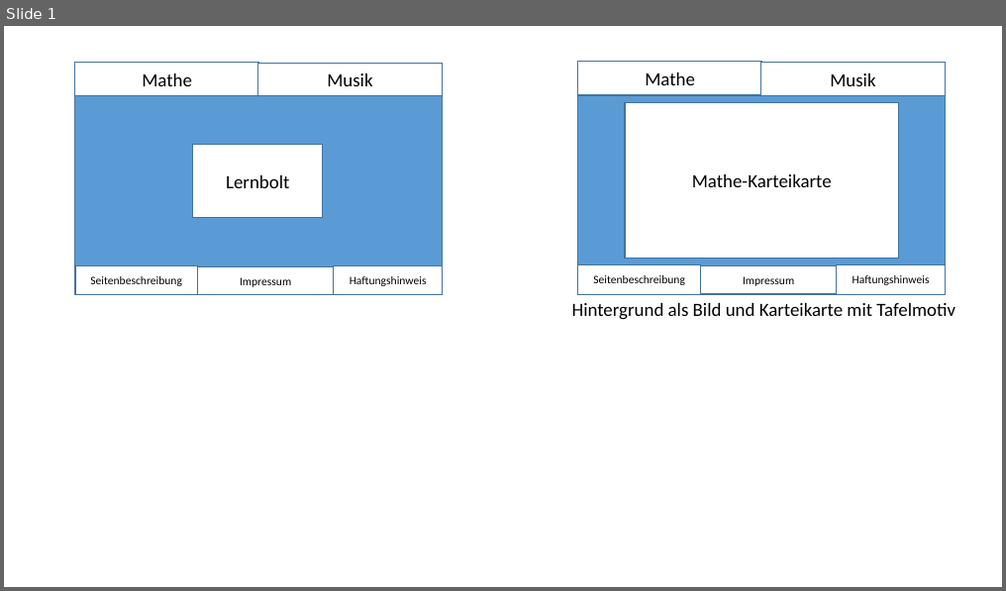
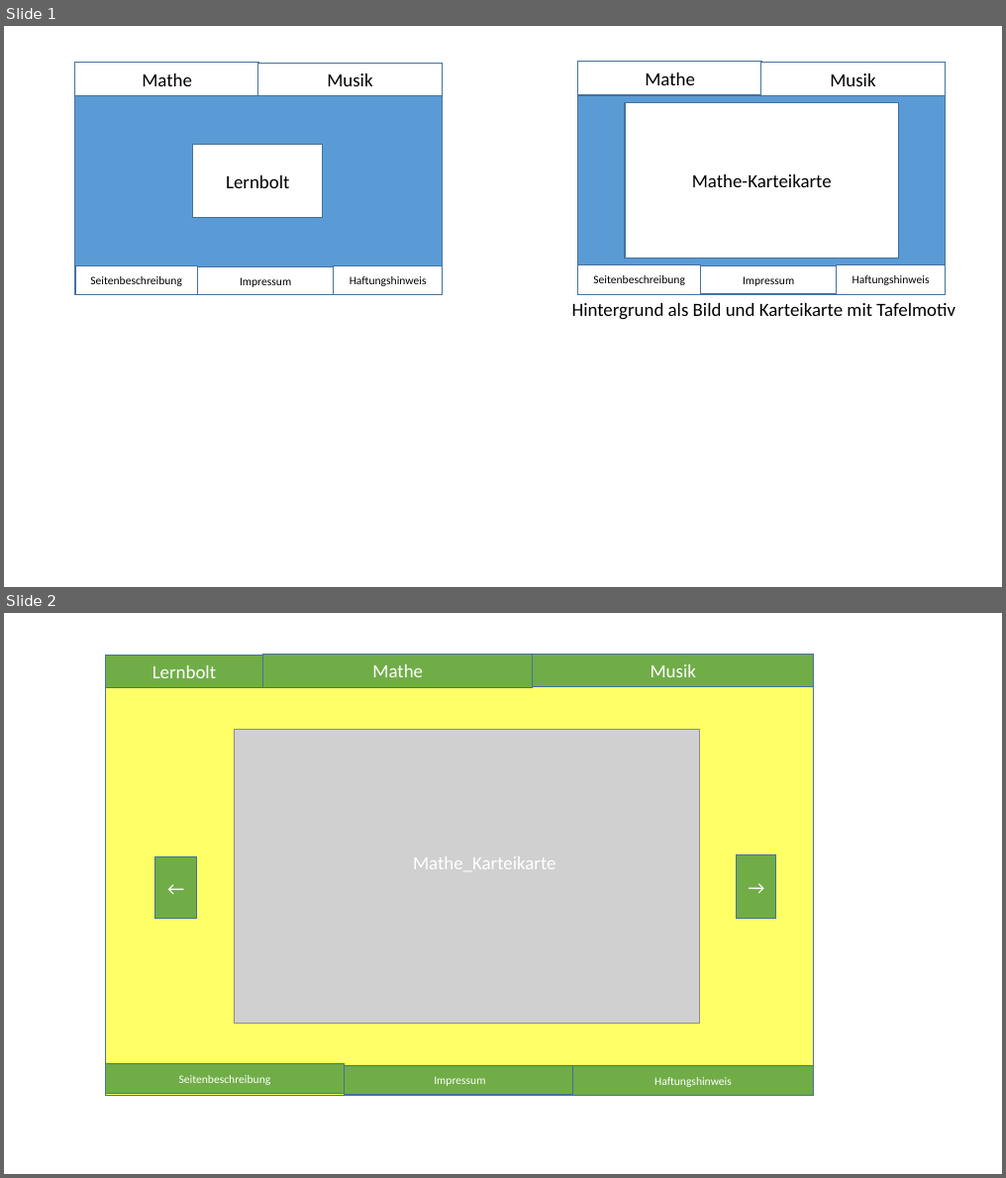
Before and after one commit to SAnnaS4/Projekt_lernbolt, a slide deck: Design_ideen.pptx. Shown one above the other, each under a label of ours: slide 1 before the commit, slides 1 and 2 after it. The pictures are 1006x591 and 1006x1178 pixels, drawn with LibreOffice and Linux fonts; fonts in the diff are those of the drawing; grey boxes stand for pictures. Boxes give left, top, right and bottom in pixels: in the first picture for what was removed or moved away, otherwise in the second. Text is boxed around its words. In the diff, an @@ line names an element or a change of style, - is before the commit and + after.

```diff
--- a/Design_ideen.pptx
+++ b/Design_ideen.pptx
@@ slide 2 added at [4,613,1002,1174], background #FFFFFF @@
@@ rectangle added at [105,655,813,1096], fill #FFFF66, outline #43739E 1 pt @@
@@ rectangle added at [105,655,263,688], fill #70AD47, outline #43739E 1 pt, 18 pt, text #FFFFFF @@
+Lernbolt
@@ rectangle added at [263,655,533,688], fill #70AD47, outline #43739E 1 pt, 18 pt, text #FFFFFF @@
+Mathe
@@ rectangle added at [533,655,814,687], fill #70AD47, outline #43739E 1 pt, 18 pt, text #FFFFFF @@
+Musik
@@ picture added at [235,729,699,1024] @@
@@ rectangle added at [155,858,197,919], fill #70AD47, outline #43739E 1 pt, 18 pt, text #FFFFFF @@
+←
@@ text added at [413,857,556,869], 18 pt, text #FFFFFF @@
+Mathe_Karteikarte
@@ rectangle added at [737,855,776,919], fill #70AD47, outline #43739E 1 pt, 18 pt, text #FFFFFF @@
+→
@@ rectangle added at [105,1063,345,1093], fill #70AD47, outline #43739E 1 pt, 11 pt, text #FFFFFF @@
+Seitenbeschreibung
@@ rectangle added at [345,1065,576,1095], fill #70AD47, outline #43739E 1 pt, 11 pt, text #FFFFFF @@
+Impressum
@@ rectangle added at [573,1065,814,1096], fill #70AD47, outline #43739E 1 pt, 11 pt, text #FFFFFF @@
+Haftungshinweis
```
Also in this commit, not shown: 1 other slide added, 1 slide removed.
